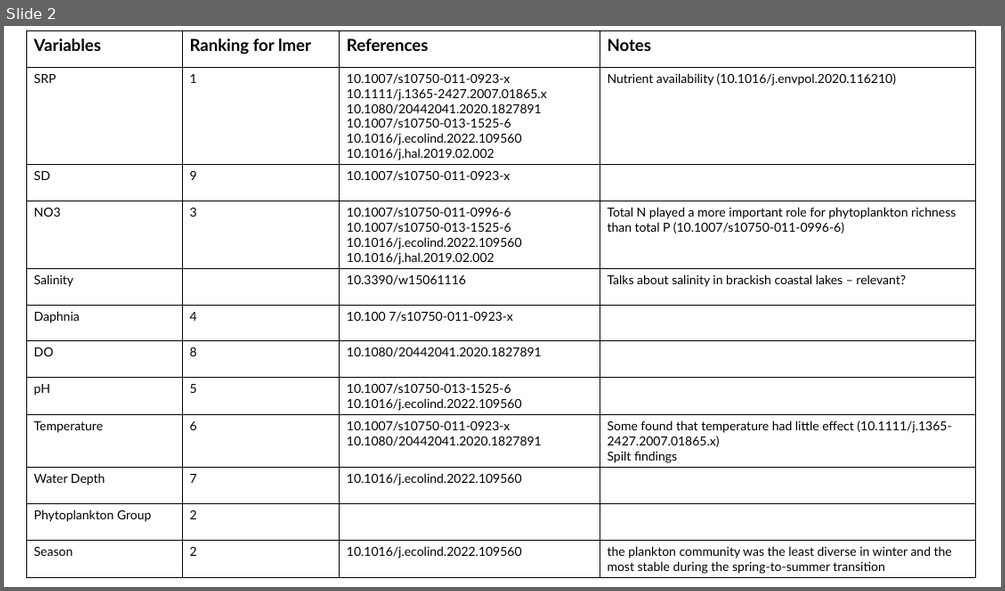
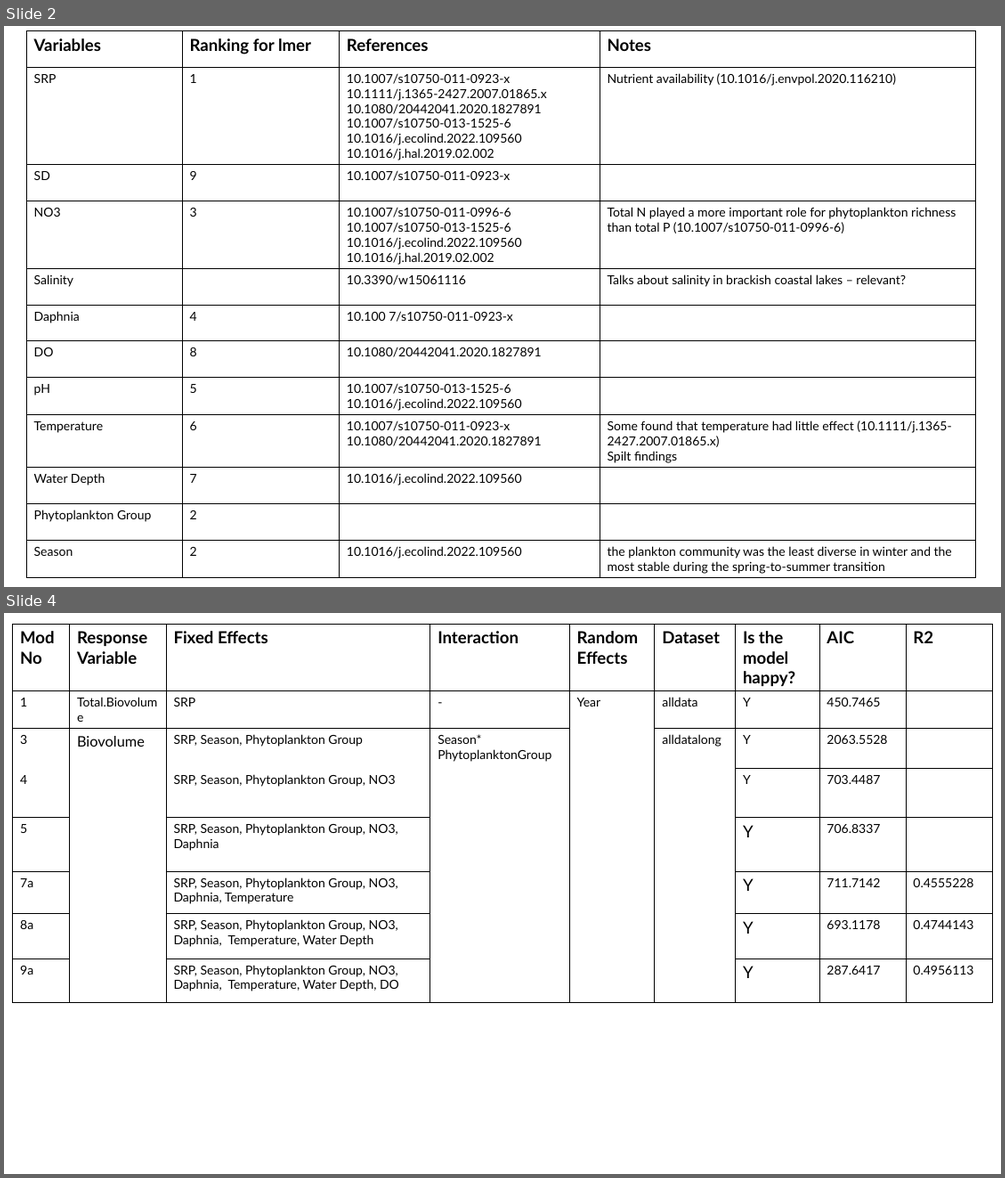
Before and after one commit to arielkoh02/dissertation-loch-leven, a slide deck: output/24.3.pptx. Shown one above the other, each under a label of ours: slide 2 before the commit, slides 2 and 4 after it; the slides between them are not shown. The pictures are 1005x591 and 1005x1178 pixels, drawn with LibreOffice and Linux fonts; fonts in the diff are those of the drawing. Boxes give left, top, right and bottom in pixels: in the first picture for what was removed or moved away, otherwise in the second. Text is boxed around its words. In the diff, an @@ line names an element or a change of style, - is before the commit and + after.

```diff
--- a/output/24.3.pptx
+++ b/output/24.3.pptx
@@ slide 4 added at (x1=4, y1=613, x2=1001, y2=1174), background #FFFFFF @@
@@ table added at (x1=13, y1=625, x2=991, y2=1008), 9 rows, 9 columns @@
+ModNo | Response Variable | Fixed Effects | Interaction | Random Effects | Dataset | Is the model happy? | AIC | R2
+1 | Total.Biovolume | SRP | - | Year | alldata | Y | 450.7465 | 
+3 | Biovolume | SRP, Season, Phytoplankton Group | Season* / PhytoplanktonGroup |  | alldatalong | Y | 2063.5528 | 
+4 |  | SRP, Season, Phytoplankton Group, NO3 |  |  |  |  |  | 
+ |  |  |  |  |  | Y | 703.4487 | 
+5 |  | SRP, Season, Phytoplankton Group, NO3, Daphnia |  |  |  | Y | 706.8337 | 
+7a |  | SRP, Season, Phytoplankton Group, NO3, Daphnia, Temperature |  |  |  | Y | 711.7142 | 0.4555228
+8a |  | SRP, Season, Phytoplankton Group, NO3, Daphnia, Temperature, Water Depth |  |  |  | Y | 693.1178 | 0.4744143
+9a |  | SRP, Season, Phytoplankton Group, NO3, Daphnia, Temperature, Water Depth, DO |  |  |  | Y | 287.6417 | 0.4956113
```
Also in this commit, not shown: 1 slide changed, 8 other slides added, 10 slides removed, 3 other files.
